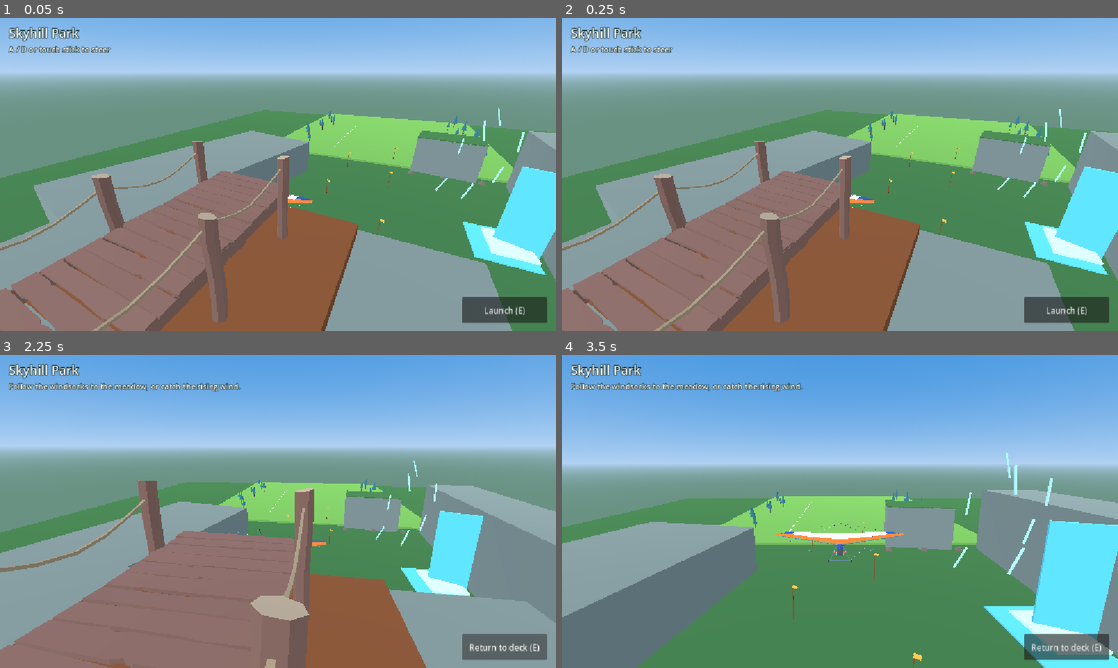
Above: before the commit, frames 1-4 (two rows, left to right).
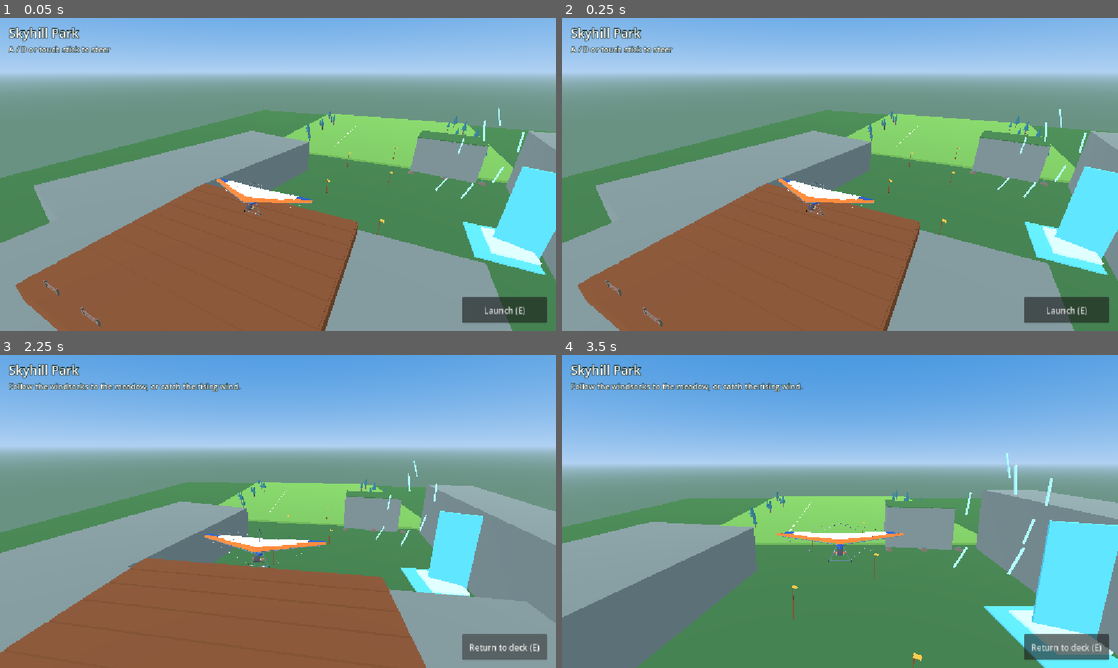
Above: after the commit, the same moments.

Repository: WillowbrookGame/willowbrook
Game: Godot game, scene res://game/skyhill/skyhill.tscn
Same seed, same stepped clock (60 frames per second), same inputs: the game is played once before the commit and once after it. This scene is started directly instead of the project's main scene.
Inputs (mouse positions are in pixels of both pictures, inside the frame that each line leads up to):
- Up to frame 1 (0.05 s): no input
- Up to frame 2 (0.25 s): no input
- Up to frame 3 (2.25 s): click "Launch (E)" at 0.5 s; tap Enter at 1.25 s; move the mouse to (400, 495) at 1.27 s; hold Right (ui_right) 1.28-2 s; tap E at 1.35 s; click (400, 495) at 1.42 s; tap Space at 1.52 s; click "Launch (E)" at 2 s
- Up to frame 4 (3.5 s): drag from (728, 527) to (812, 574) at 2.77 s

The runs differ from the first frame. In frame 1, 15% of the frame differs, in the area x 0-65%, y 39-100%; in frame 2, 15%; in frame 3, 19%, in the area x 0-69%, y 40-100%; in frame 4, nothing differs.

Commit message:
Keep the launch glider visible on the deck

Diff:
--- a/game/skyhill/skyhill.tscn
+++ b/game/skyhill/skyhill.tscn
@@ -5,7 +5,6 @@
 [ext_resource type="PackedScene" path="res://game/skyhill/art/tree_pineDefaultA.glb" id="pine"]
 [ext_resource type="PackedScene" path="res://game/skyhill/art/rock_smallB.glb" id="rock"]
 [ext_resource type="PackedScene" path="res://game/skyhill/art/fence_simple.glb" id="fence"]
-[ext_resource type="PackedScene" path="res://game/beach_art/beach-fishing/Dock_Long.glb" id="dock"]
 
 [sub_resource type="StandardMaterial3D" id="Mat_terrain"]
 albedo_color = Color(0.22, 0.43, 0.23, 1)
@@ -262,6 +261,10 @@
 material = SubResource("Mat_white")
 size = Vector3(0.56, 0.04, 2.8)
 
+[sub_resource type="BoxMesh" id="Mesh_DeckSlat"]
+material = SubResource("Mat_wood")
+size = Vector3(12.8, 0.10, 1.21)
+
 [node name="Skyhill" type="Node3D"]
 script = ExtResource("logic")
 
@@ -339,9 +342,42 @@
 [node name="Collision" type="CollisionShape3D" parent="Scenery/Deck"]
 shape = SubResource("Shape_Deck")
 
-[node name="DeckPlanks" parent="Scenery" instance=ExtResource("dock")]
-position = Vector3(0, 23.08, 19)
-scale = Vector3(0.68, 0.68, 0.68)
+
+[node name="DeckSlat1" type="MeshInstance3D" parent="Scenery"]
+position = Vector3(0, 23.14, 10.50)
+mesh = SubResource("Mesh_DeckSlat")
+
+[node name="DeckSlat2" type="MeshInstance3D" parent="Scenery"]
+position = Vector3(0, 23.14, 11.83)
+mesh = SubResource("Mesh_DeckSlat")
+
+[node name="DeckSlat3" type="MeshInstance3D" parent="Scenery"]
+position = Vector3(0, 23.14, 13.16)
+mesh = SubResource("Mesh_DeckSlat")
+
+[node name="DeckSlat4" type="MeshInstance3D" parent="Scenery"]
+position = Vector3(0, 23.14, 14.49)
+mesh = SubResource("Mesh_DeckSlat")
+
+[node name="DeckSlat5" type="MeshInstance3D" parent="Scenery"]
+position = Vector3(0, 23.14, 15.82)
+mesh = SubResource("Mesh_DeckSlat")
+
+[node name="DeckSlat6" type="MeshInstance3D" parent="Scenery"]
+position = Vector3(0, 23.14, 17.15)
+mesh = SubResource("Mesh_DeckSlat")
+
+[node name="DeckSlat7" type="MeshInstance3D" parent="Scenery"]
+position = Vector3(0, 23.14, 18.48)
+mesh = SubResource("Mesh_DeckSlat")
+
+[node name="DeckSlat8" type="MeshInstance3D" parent="Scenery"]
+position = Vector3(0, 23.14, 19.81)
+mesh = SubResource("Mesh_DeckSlat")
+
+[node name="DeckSlat9" type="MeshInstance3D" parent="Scenery"]
+position = Vector3(0, 23.14, 21.14)
+mesh = SubResource("Mesh_DeckSlat")
 
 [node name="DeckRail0" parent="Scenery" instance=ExtResource("fence")]
 position = Vector3(-4.5, 23.1, 21.9)
